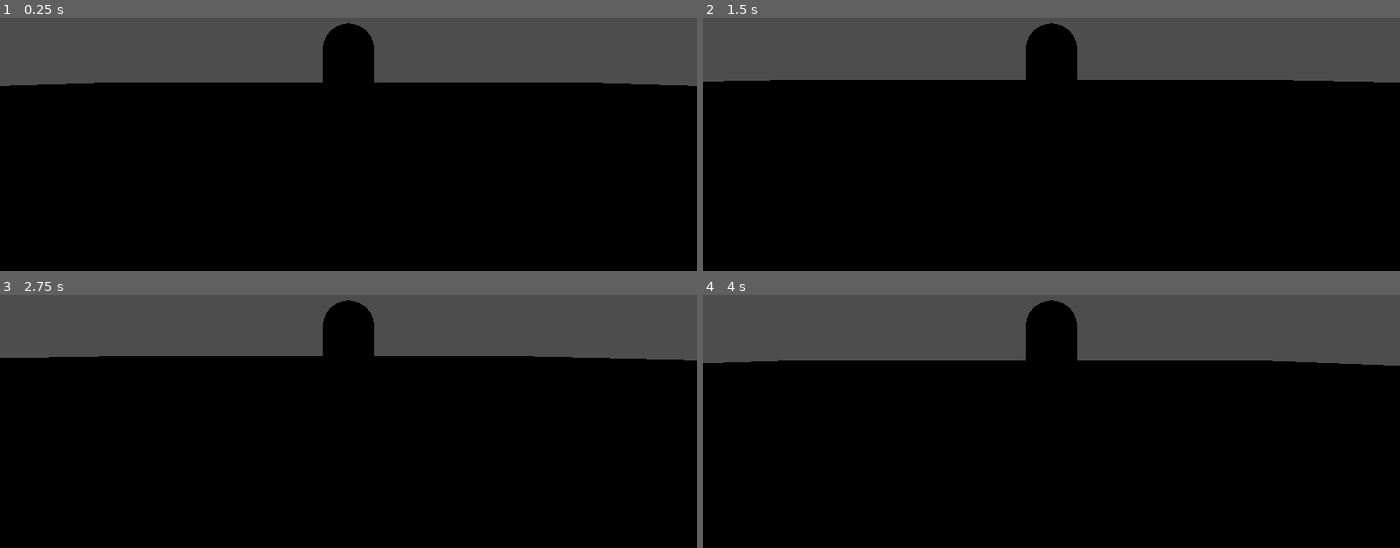
Above: before the commit, frames 1-4 (two rows, left to right).
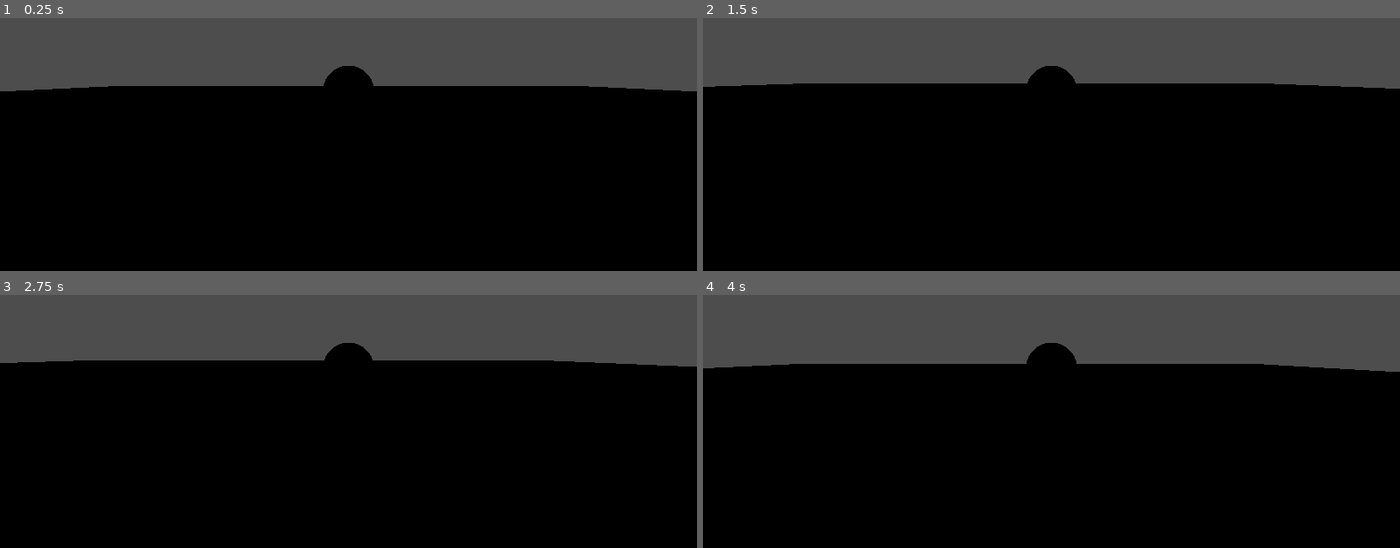
Above: after the commit, the same moments.

Repository: c-dez/3d-game
Game: Godot game, scene res://escenes/world/world.tscn
The game is run twice, just before and just after one commit, with the same random seed, the same clock (stepped at 60 frames per second) and the same inputs.
Inputs:
- Up to frame 1 (0.25 s): no input
- Up to frame 2 (1.5 s): tap Enter (ui_accept) at 0.5, 0.77 s; hold D (right) 0.53-1.28 s; hold S (backwards) from 1.28 s (still down)
- Up to frame 3 (2.75 s): tap Enter (ui_accept) at 1.52 s; release S (backwards) at 2.03 s; hold D (right) from 2.03 s (still down)
- Up to frame 4 (4 s): tap Enter (ui_accept) at 2.75, 3.02, 3.77 s; release D (right) at 2.78 s; hold W (forward) 2.78-3.53 s; hold A (left) from 3.53 s (still down)

The runs differ from the first frame. In frame 1, 2.7% of the frame differs, in the area x 0-100%, y 2-29%; in frame 2, 2.7%; in frame 3, 2.9%; in frame 4, 2.7%.
Error after the commit: Invalid access to property or key 'screen_relative' on a base object of type 'InputEventKey'. (res://escenes/player/camera/player_camera.gd:23)

Commit message:
movimiento de el mouse almacenado en camera_input_direction

Diff:
--- a/escenes/player/camera/player_camera.gd
+++ b/escenes/player/camera/player_camera.gd
@@ -5,6 +5,20 @@
 @export var player: Player
 @onready var camera: Camera3D = get_node("Camera3D")
 
+var mouse_sens: float = 0.25 / 3 # 60 fps
+var camera_input_direction: Vector2 = Vector2.ZERO
+
 func _ready() -> void:
+	# top_level = true
 	if player is not Player:
 		printerr("PlayerCamera reference to Player is invalid")
+
+	Input.mouse_mode = Input.MOUSE_MODE_CAPTURED
+
+func _process(_delta: float) -> void:
+	print(camera_input_direction)
+
+func _unhandled_input(event: InputEvent) -> void:
+	if event:
+		camera_input_direction = event.screen_relative * mouse_sens
+	pass
--- a/escenes/player/player.tscn
+++ b/escenes/player/player.tscn
@@ -17,4 +17,5 @@
 mesh = SubResource("CapsuleMesh_jc7hd")
 
 [node name="PlayerCamera" parent="." node_paths=PackedStringArray("player") instance=ExtResource("2_sniej")]
+transform = Transform3D(1, 0, 0, 0, 1, 0, 0, 0, 1, 0, 0.812631, 0)
 player = NodePath("..")
